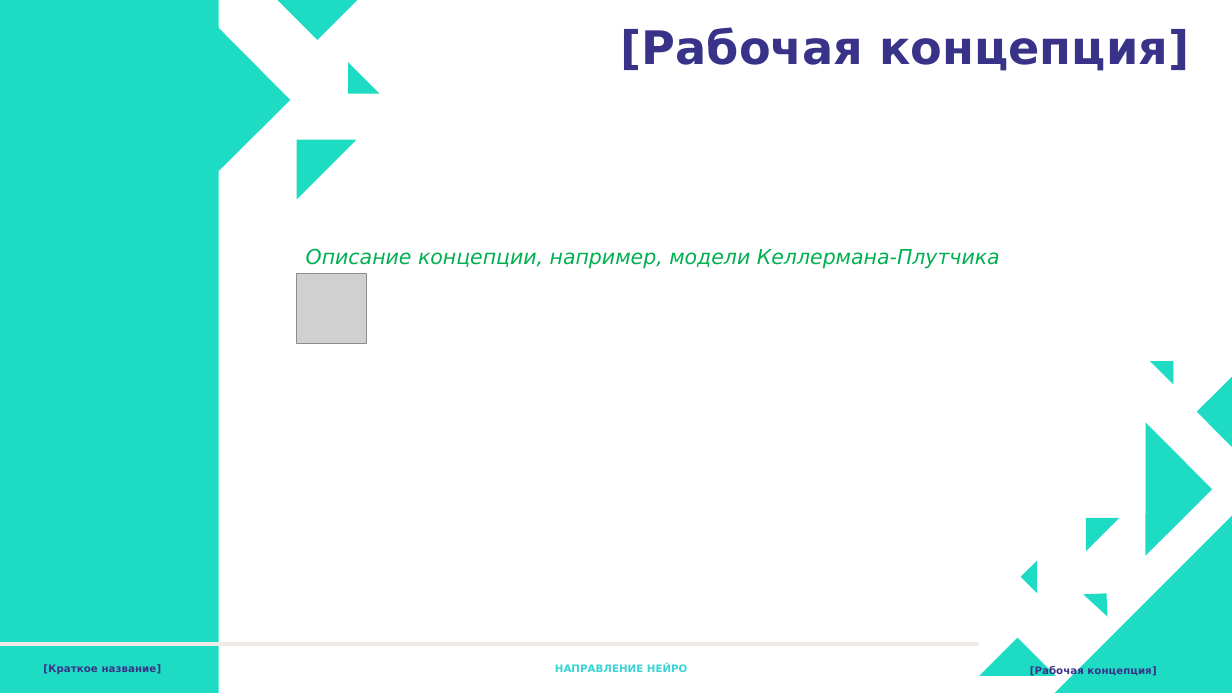
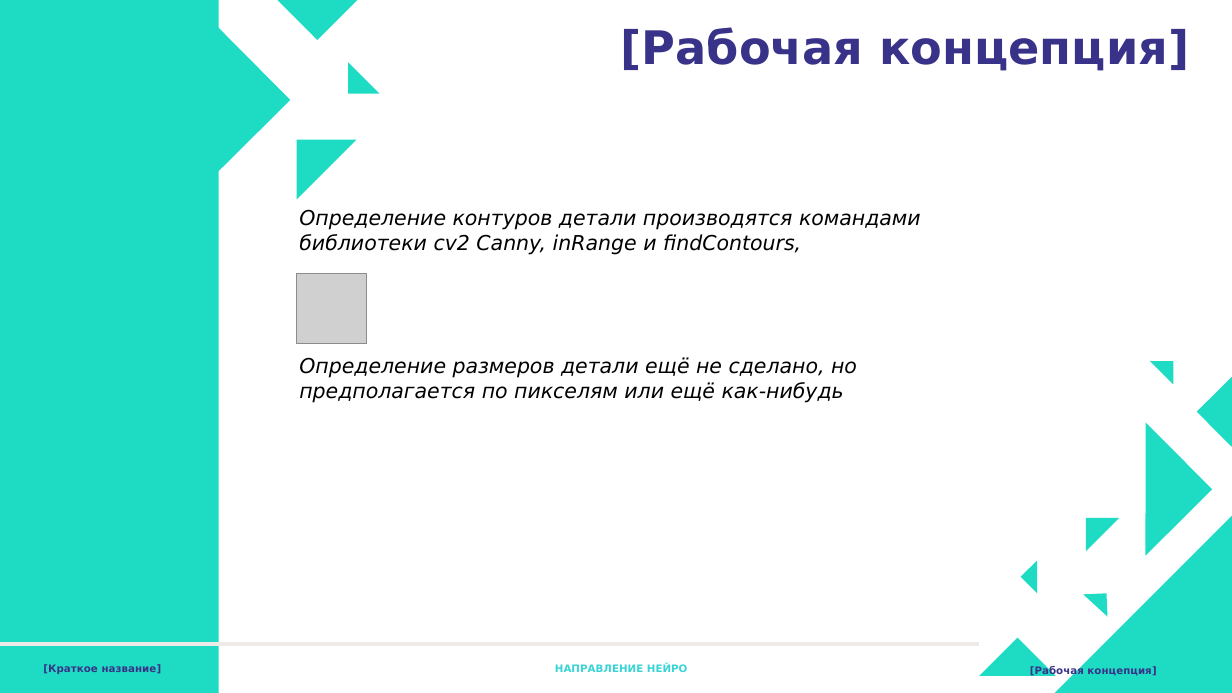
Before and after one commit to Arava003/kalashnikov_project, a slide deck: slide 5 of Шаблон для Нейро для защиты.pptx. Drawn at 1232x693 pixels with LibreOffice and Linux fonts; fonts in the diff are those of the drawing; grey boxes stand for pictures. Boxes give left, top, right and bottom in pixels: in the first picture for what was removed or moved away, otherwise in the second. Text is boxed around its words. In the diff, an @@ line names an element or a change of style, - is before the commit and + after.

```diff
--- a/Шаблон для Нейро для защиты.pptx
+++ b/Шаблон для Нейро для защиты.pptx
@@ text at (299, 209, 921, 403): text changed; text colour #00B050 to #000000 @@
-Описание концепции, например, модели Келлермана-Плутчика
+Определение контуров детали производятся командами библиотеки cv2 Canny, inRange и findContours,
+Определение размеров детали ещё не сделано, но предполагается по пикселям или ещё как-нибудь
```
Also in this commit, not shown: 6 other slides changed, 28 other files.
